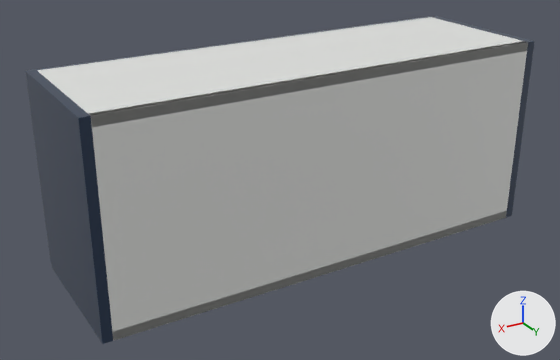
Two versions of the glTF model storefront/public/cabinet-inventory/models/oppein-pb-bss-w3615.glb, one commit apart.
Before and after are seen from a camera (50 mm lens) standing at (1.206, 1.038, 0.732) and looking at (0.494, -0.149, 0.139). Lighting does not change. The marker at lower right points along +X, +Y and +Z. The picture after the commit comes second. Where no turn or scale is listed for an object, it has been applied to the vertices.

Before the edit, the objects in view are built like this:
```python
me_cube = bpy.data.meshes.new('Cube')
me_cube.from_pydata(...)  # 56 vertices, 108 faces; spans x -0.009..0.009, y -0.142..0.142, z -0.191..0.191
me_cube.materials.append(mat_supplier_finish___blue_single_shaker)  # dark blue #24364f
me_cube_001 = bpy.data.meshes.new('Cube.001')
me_cube_001.from_pydata(...)  # 56 vertices, 108 faces; spans x -0.009..0.009, y -0.142..0.142, z -0.191..0.191
me_cube_001.materials.append(mat_supplier_finish___blue_single_shaker)  # dark blue #24364f
me_cube_002 = bpy.data.meshes.new('Cube.002')
me_cube_002.from_pydata(...)  # 56 vertices, 108 faces; spans x -0.439..0.439, y -0.006..0.006, z -0.191..0.191
me_cube_002.materials.append(mat_cabinet_interior___visual_interpretation)  # white #e5e6e3
ob_cabinet_back = bpy.data.objects.new('Cabinet back', me_cube_002)
ob_cabinet_back.location = (0.457, -0.006, 0.191)
ob_cabinet_side = bpy.data.objects.new('Cabinet side', me_cube)
ob_cabinet_side.location = (0.009, -0.142, 0.191)
ob_cabinet_side_001 = bpy.data.objects.new('Cabinet side.001', me_cube_001)
ob_cabinet_side_001.location = (0.905, -0.142, 0.191)
# also in view: 'Cabinet top' at (0.457, -0.142, 0.372); 'Door.001' at (0.685, -0.295, 0.19); 'Cabinet bottom' at (0.457, -0.142, 0.009)
```
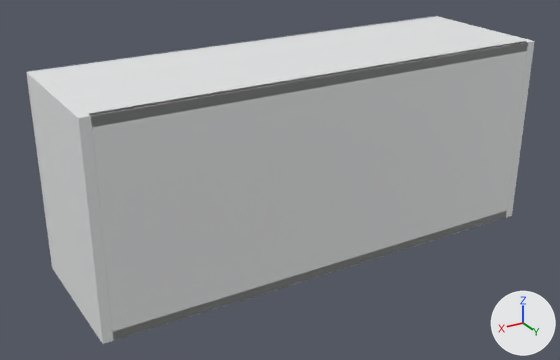
Where the change shows, as pixel boxes (x1, y1, x2, y2) in the pictures (560 x 360 px):
'Cabinet side.001', recoloured (lighter)
    both: (26, 70, 113, 344)
'Cabinet side', recoloured
    both: (433, 16, 535, 218)

The change, as a list of edits to the scene's bpy script:
```text
Add mat_white_cabinet_carcass:
    mat_white_cabinet_carcass = principled_material('White cabinet carcass')
    mat_white_cabinet_carcass.base_color = (0.82, 0.83, 0.835)  # white #eaebec
    mat_white_cabinet_carcass.roughness = 0.48
Change me_cube:
    where me_cube.from_pydata(...)  # 56 vertices, 108 faces; spans x -0.009..0.009, y -0.142..0.142, z -0.191..0.191
    remove me_cube.materials.append(mat_supplier_finish___blue_single_shaker)  # dark blue #24364f
    add me_cube.materials.append(mat_white_cabinet_carcass)  # white #eaebec
Change me_cube_001:
    where me_cube_001.from_pydata(...)  # 56 vertices, 108 faces; spans x -0.009..0.009, y -0.142..0.142, z -0.191..0.191
    remove me_cube_001.materials.append(mat_supplier_finish___blue_single_shaker)  # dark blue #24364f
    add me_cube_001.materials.append(mat_white_cabinet_carcass)  # white #eaebec
```
